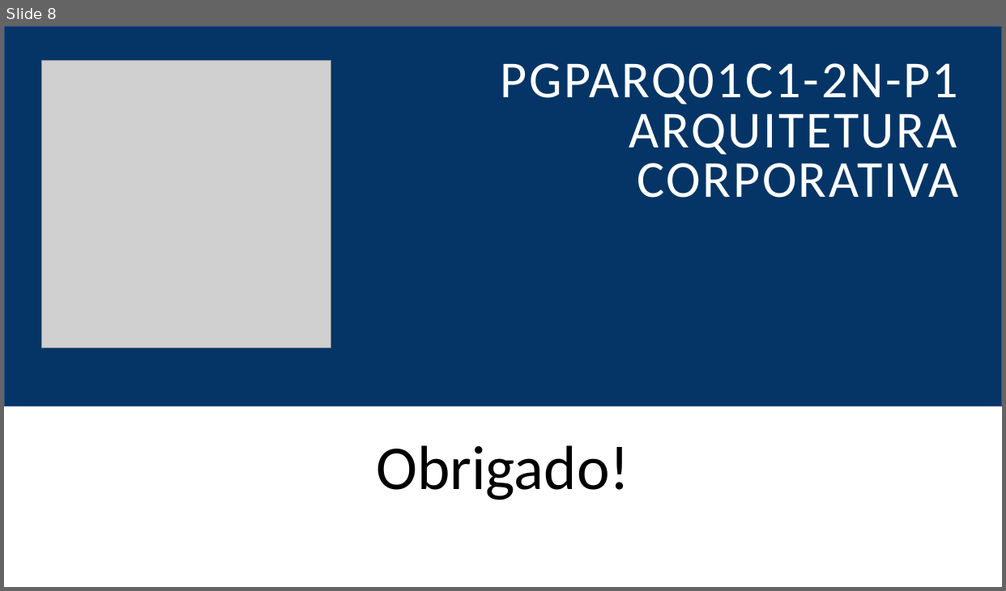
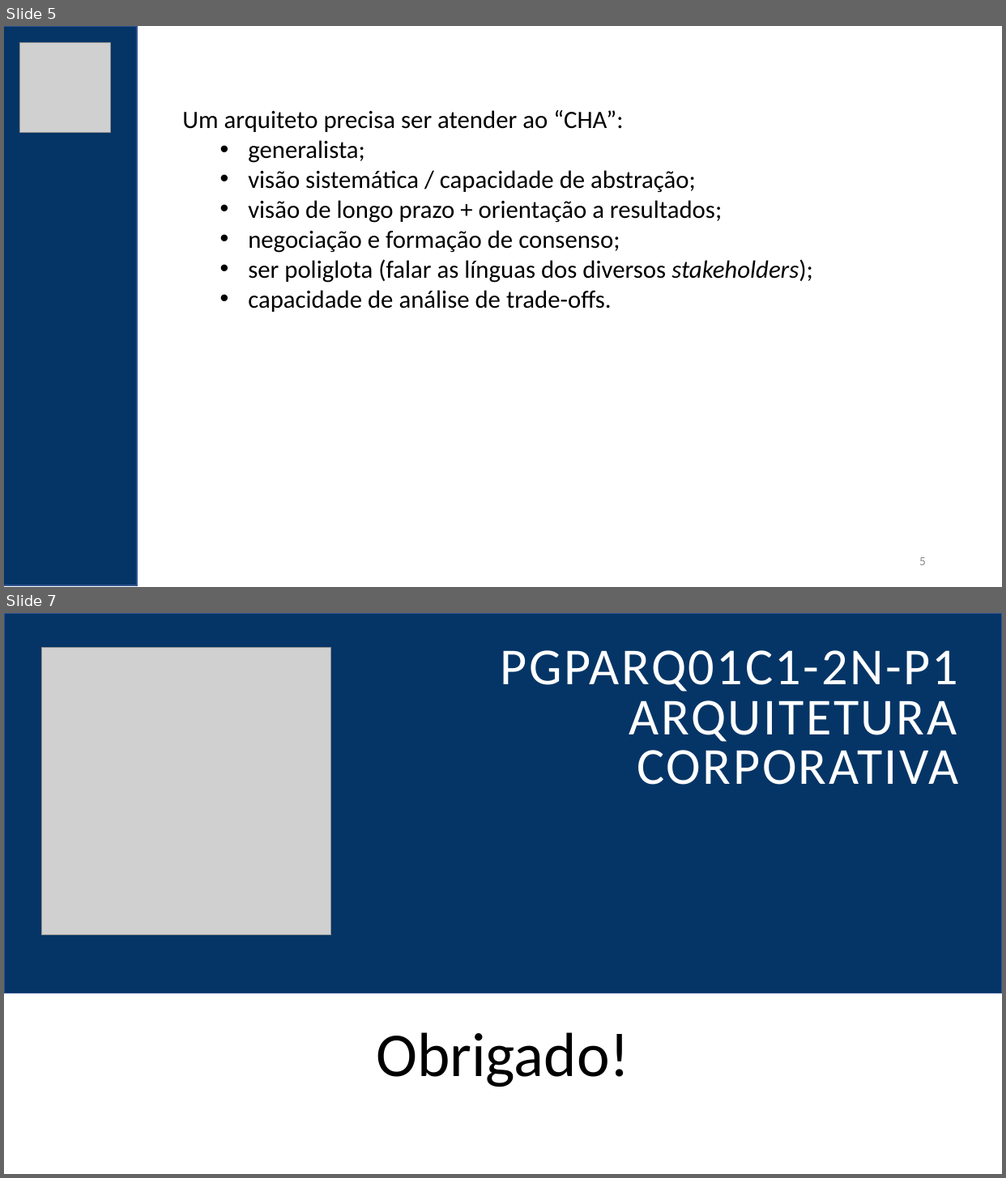
Before and after one commit to felipementel/inefnet-arq-corp, a slide deck: PGPARQ01C1-2N-P1-Arquitetura-Corporativa.pptx. Shown one above the other, each under a label of ours: slide 8 before the commit, slides 5 and 7 after it; the slides between them are not shown. The pictures are 1006x591 and 1006x1178 pixels, drawn with LibreOffice and Linux fonts; fonts in the diff are those of the drawing; grey boxes stand for pictures. Boxes give left, top, right and bottom in pixels: in the first picture for what was removed or moved away, otherwise in the second. Text is boxed around its words. In the diff, an @@ line names an element or a change of style, - is before the commit and + after.

```diff
--- a/PGPARQ01C1-2N-P1-Arquitetura-Corporativa.pptx
+++ b/PGPARQ01C1-2N-P1-Arquitetura-Corporativa.pptx
@@ slide 5 added at (4,26,1002,587), background #FFFFFF @@
@@ rectangle added at (4,26,137,586), fill #053566, outline #325491 1 pt @@
@@ picture added at (19,42,110,132) @@
@@ text added at (182,110,812,312), 24 pt, text #000000 @@
+Um arquiteto precisa ser atender ao “CHA”:
+  • generalista;
+  • visão sistemática / capacidade de abstração;
+  • visão de longo prazo + orientação a resultados;
+  • negociação e formação de consenso;
+  • ser poliglota (falar as línguas dos diversos stakeholders);
+  • capacidade de análise de trade-offs.
@@ page number added at (919,557,926,565), 12 pt, text #8C8C8C @@
+5
@@ what was slide 8 is now slide 7 @@
```
Also in this commit, not shown: 1 slide changed, 4 other slides added, 6 slides removed.
